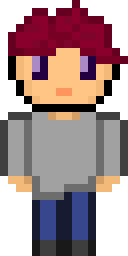
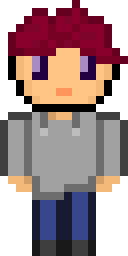
Layer changes from the first 128 x 256 image to the second:
painted on "Layer 1" over <box>40,112,80,136</box>
